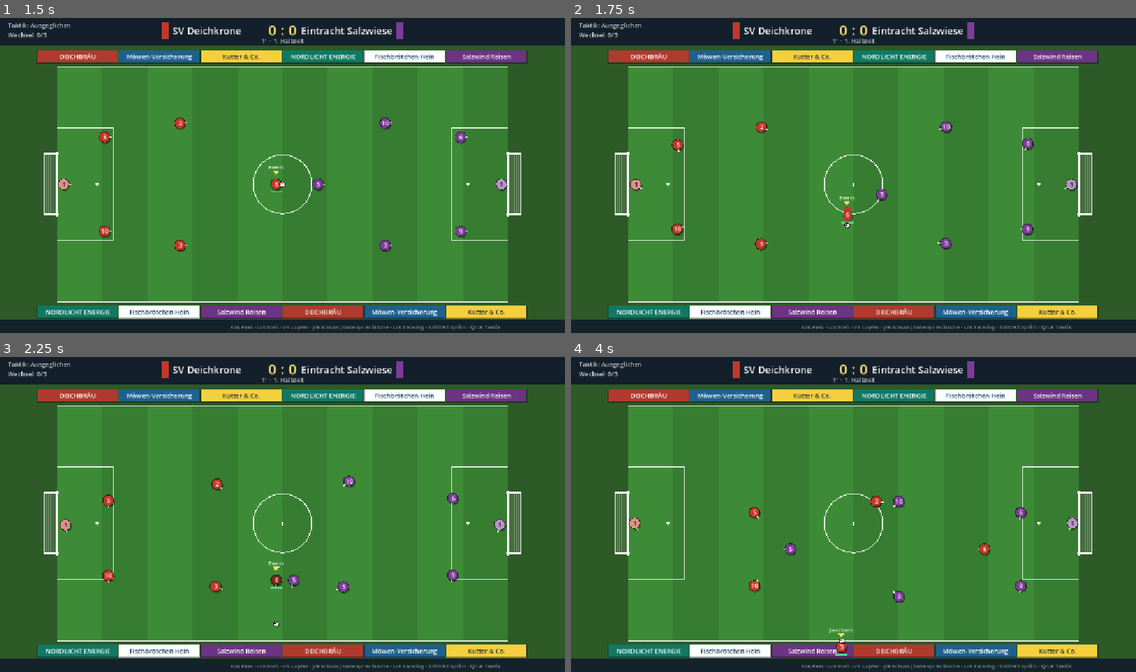
Above: before the commit, frames 1-4 (two rows, left to right).
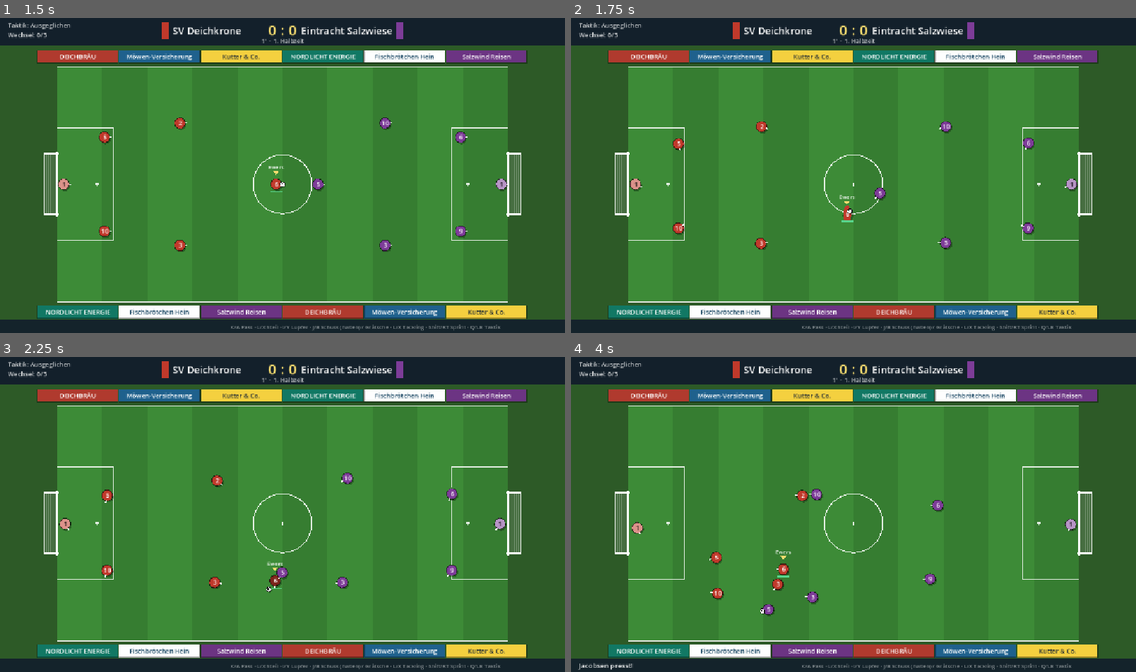
Above: after the commit, the same moments.

Repository: mashine-84/one-more-season
Game: Godot game, scene res://scenes/match.tscn
Same seed, same stepped clock (60 frames per second), same inputs: the game is played once before the commit and once after it.
Inputs (mouse positions are in pixels of both pictures, inside the frame that each line leads up to):
- Up to frame 1 (1.5 s): tap Enter at 0.5 s; move the mouse to (406, 159) at 0.52 s; hold D (om_rechts) 0.53-1.28 s; tap I (om_lupfer) at 0.6 s; click (406, 159) at 0.67 s; tap Space at 0.77 s; tap K (om_pass) at 0.8, 1.35 s; move the mouse to (169, 191) at 1.27 s; hold Down (ui_down) from 1.28 s (still down)
- Up to frame 2 (1.75 s): keep holding Down (ui_down); tap Space at 1.52 s; tap J (om_schuss) at 1.55 s
- Up to frame 3 (2.25 s): move the mouse to (339, 445) at 2.02 s; release Down (ui_down) at 2.03 s; hold D (om_rechts) from 2.03 s (still down); hold J (om_schuss) from 2.03 s (still down)
- Up to frame 4 (4 s): tap Shift (om_sprint) at 2.3, 2.85 s; move the mouse to (825, 577) at 2.77 s; release D (om_rechts) at 2.78 s; release J (om_schuss) at 2.78 s; hold Up (ui_up) 2.78-3.53 s; click (825, 577) at 2.92 s; tap Space at 3.02, 3.77 s; tap L (om_steil) at 3.05, 3.6 s; move the mouse to (1023, 561) at 3.52 s; hold A (om_links) from 3.53 s (still down); tap I (om_lupfer) at 3.8 s

Frame 1 is identical in both runs. In frame 2, 0.4% of the frame differs, in the area x 10-90%, y 32-75%; in frame 3, 1.0%; in frame 4, 1.7%, in the area x 1-90%, y 41-100%.

Commit message:
Standards, Schutzzonen und steuerbarer Torwart
- Halbzeit auf 2 Minuten halbiert
- Standards: Ausführender bleibt stehen, zielt nur und muss passen,
  flanken oder schießen; Ball liegt fest auf dem Punkt
- Schutzzonen: Abstoß = Gegner außerhalb des Strafraums, Elfmeter = alle
  außer Schütze/Torwart draußen, sonst Kreis (60 px) um den Ball;
  Anstoß zusätzlich eigene Hälfte
- Kein Angriff auf den Ball vor der Ausführung oder wenn der Torwart den
  Ball in der Hand hält
- KI führt Standards aus (Pass, Flanke bei Ecken, Schuss bei nahen Freistößen)
- Eigener Torwart steuerbar mit Ball: Pass, Lupfer, Abschlag, 6-Sekunden-Regel
- HUD zeigt Tasten und Zielrichtung beim Standard
- Tests: Schutzzonen in der Simulation, Standards und Torwart mit
  simulierten Tasten

Co-Authored-By: Claude Opus 5.5 <noreply@anthropic.com>
Claude-Session: https://claude.ai/code/session_01VP8KAhquZzyHG7HutZ1oHs

Diff:
--- a/one-more-season/scripts/match/match_controller.gd
+++ b/one-more-season/scripts/match/match_controller.gd
@@ -9,6 +9,11 @@
 enum Taktik { DEFENSIV, AUSGEGLICHEN, OFFENSIV }
 
 const TAKTIK_NAMEN := ["Defensiv", "Ausgeglichen", "Offensiv"]
+const STANDARD_NAMEN := ["Anstoß", "Einwurf", "Ecke", "Abstoß", "Freistoß", "Elfmeter"]
+## Abstand, den Gegner bei Freistoß, Einwurf, Ecke und Anstoß halten müssen.
+const SCHUTZ_RADIUS := 60.0
+## Wie lange der menschliche Torwart den Ball in der Hand halten darf.
+const TW_HALTEZEIT_MENSCH := 6.0
 const MAX_WECHSEL := 3
 ## Formation 2-2-1. x: 0 = eigenes Tor, 1 = gegnerisches Tor. y: 0 = oben, 1 = unten.
 const FORMATION_221: Array[Vector2] = [
@@ -17,7 +22,7 @@
 	Vector2(0.68, 0.5),
 ]
 
-@export var halbzeit_sekunden := 240.0
+@export var halbzeit_sekunden := 120.0
 @export var autoplay := false        ## Auch das eigene Team spielt per KI (Tests, Demo)
 @export var seed_wert := -1
 
@@ -47,6 +52,8 @@
 var standard_team := 0
 var standard_pos := Vector2.ZERO
 var standard_ausfuehrer: Footballer
+var standard_laeuft := false          # Ball liegt, Ausführender muss passen/flanken/schießen
+var standard_ki_timer := 0.0
 
 var kontrolliert: Footballer
 var schuss_laedt := false
@@ -149,6 +156,15 @@
 	return ball.besitzer.team_idx if ball.besitzer else -1
 
 
+## Darf der Ball gerade nicht angegriffen werden?
+## (Standard vor der Ausführung oder Torwart hält den Ball im Strafraum)
+func ball_geschuetzt() -> bool:
+	if standard_laeuft:
+		return true
+	var b := ball.besitzer
+	return b != null and b.ist_torwart and Pitch.im_strafraum(b.position, -richtung[b.team_idx])
+
+
 func ist_mensch(t: int) -> bool:
 	return t == 0 and not autoplay
 
@@ -237,7 +253,10 @@
 				if not autoplay:
 					_mensch(delta)
 				_ki(delta)
+				_standard_regeln(delta)
 				_bewege(delta)
+				_schutzzonen()
+				_torwart_in_der_hand()
 				_ball_regeln()
 		Zustand.UNTERBRECHUNG:
 			pause_timer -= delta
@@ -263,6 +282,8 @@
 			f.step(delta)
 	_kollisionen()
 	ball.step(delta)
+	if standard_laeuft:
+		ball.position = standard_pos   # Ball liegt fest, der Spieler zielt nur
 
 
 ## Spieler können nicht durcheinander hindurchlaufen.
@@ -283,20 +304,34 @@
 			var d := v.length()
 			if d < min_abstand and d > 0.01:
 				var schub := v / d * (min_abstand - d) * 0.5
-				a.position -= schub
-				b.position += schub
+				if standard_laeuft and a == standard_ausfuehrer:
+					b.position += schub * 2.0
+				elif standard_laeuft and b == standard_ausfuehrer:
+					a.position -= schub * 2.0
+				else:
+					a.position -= schub
+					b.position += schub
 
 
 # ---------------------------------------------------------------- Mensch
 
 func _mensch(delta: float) -> void:
-	if kontrolliert == null or not kontrolliert.ist_aktiv() or kontrolliert.ist_torwart:
+	# Den Torwart steuert man nur, solange er den Ball hat
+	if kontrolliert == null or not kontrolliert.ist_aktiv() \
+			or (kontrolliert.ist_torwart and ball.besitzer != kontrolliert):
 		_wechsle_spieler()
 	if kontrolliert == null:
 		return
 	var dir := Input.get_vector("om_links", "om_rechts", "om_hoch", "om_runter")
-	kontrolliert.wunsch_richtung = dir
-	kontrolliert.wunsch_sprint = Input.is_action_pressed("om_sprint")
+	var am_standard := standard_laeuft and ball.besitzer == kontrolliert
+	if am_standard:
+		# Beim Standard nur zielen, nicht laufen
+		kontrolliert.wunsch_richtung = Vector2.ZERO
+		if dir.length() > 0.2:
+			kontrolliert.blick = dir.normalized()
+	else:
+		kontrolliert.wunsch_richtung = dir
+	kontrolliert.wunsch_sprint = Input.is_action_pressed("om_sprint") and not am_standard
 	kontrolliert.wunsch_tempo = 1.0
 
 	if Input.is_action_just_pressed("om_taktik"):
@@ -304,17 +339,36 @@
 		_meldung("Taktik: %s" % TAKTIK_NAMEN[taktik[0]])
 
 	if ball.besitzer == kontrolliert:
-		if Input.is_action_just_pressed("om_pass"):
+		var art: int = standard_typ if am_standard else -1
+		var tw := kontrolliert.ist_torwart
+		if tw:
+			kontrolliert.halte_zeit -= delta
+			if kontrolliert.halte_zeit <= 0.0:
+				_meldung("6 Sekunden um – Abschlag")
+				_abschlag(kontrolliert, dir, 0.7)
+				return
+		var nur_schuss := art == Standard.ELFMETER
+		if Input.is_action_just_pressed("om_pass") and not nur_schuss:
 			_mensch_pass(dir, false, false)
-		elif Input.is_action_just_pressed("om_steil"):
+		elif Input.is_action_just_pressed("om_steil") and not nur_schuss:
 			_mensch_pass(dir, true, false)
-		elif Input.is_action_just_pressed("om_lupfer"):
-			_mensch_pass(dir, true, true)
+		elif Input.is_action_just_pressed("om_lupfer") and not nur_schuss:
+			if art == Standard.ECKE:
+				_flanke(kontrolliert, dir)
+			else:
+				_mensch_pass(dir, true, true)
 		elif Input.is_action_pressed("om_schuss"):
 			schuss_laedt = true
 			schuss_kraft = minf(1.0, schuss_kraft + delta / 0.8)
 		elif schuss_laedt:
-			_schiessen(kontrolliert, dir, schuss_kraft)
+			if tw:
+				_abschlag(kontrolliert, dir, schuss_kraft)
+			elif art == Standard.EINWURF:
+				_mensch_pass(dir, false, true)
+			elif art == Standard.ECKE:
+				_flanke(kontrolliert, dir)
+			else:
+				_schiessen(kontrolliert, dir, schuss_kraft)
 			schuss_laedt = false
 			schuss_kraft = 0.0
 	else:
@@ -387,8 +441,12 @@
 # ---------------------------------------------------------------- Ballaktionen
 
 func _kick(von: Footballer, v: Vector2, vz := 0.0, schuss := false) -> void:
+	if standard_laeuft:
+		standard_laeuft = false
+		_zaehle("standard_ausgefuehrt")
+	var start := ball.position if ball.besitzer == von else von.position + v.normalized() * 12.0
 	ball.besitzer = null
-	ball.position = von.position + v.normalized() * 12.0
+	ball.position = start
 	ball.vel = v
 	ball.vz = vz
 	ball.z = 1.0 if vz > 0.0 else 0.0
@@ -415,6 +473,36 @@
 	else:
 		_kick(von, r * clampf(dist * 0.87 + 170.0, 230.0, 720.0))
 	ball.ziel_spieler = an
+
+
+## Hohe Hereingabe in den Strafraum (Ecke, Flanke). Mit Richtung: zum Mitspieler in dieser Richtung.
+func _flanke(von: Footballer, dir := Vector2.ZERO) -> void:
+	var t := von.team_idx
+	var seite := richtung[t]
+	var ziel_pos := Pitch.elfmeterpunkt(seite)
+	var abnehmer: Footballer = null
+	if dir.length() > 0.2:
+		abnehmer = _mitspieler_in_richtung(von, dir)
+	if abnehmer == null:
+		abnehmer = _naechster(t, ziel_pos, true, von)
+	if abnehmer and abnehmer.position.distance_to(Pitch.tor_mitte(seite)) < 220.0:
+		ziel_pos = abnehmer.position
+	ziel_pos += Vector2(rng.randf_range(-15.0, 15.0), rng.randf_range(-20.0, 20.0))
+	var diff := ziel_pos - von.position
+	var dist := diff.length()
+	var streuung := deg_to_rad(MatchRules.pass_streuung(von.daten.wert("passen")))
+	var r := diff.normalized().rotated(rng.randf_range(-streuung, streuung) * 0.5)
+	var vz := 250.0 + dist * 0.18
+	var flugzeit := 2.0 * vz / MatchBall.SCHWERKRAFT
+	_kick(von, r * (dist / flugzeit) * 0.95, vz)
+	ball.ziel_spieler = abnehmer
+
+
+## Weiter Abschlag des Torwarts. Kraft 0–1 bestimmt die Weite.
+func _abschlag(tw: Footballer, dir: Vector2, kraft: float) -> void:
+	if dir.length() < 0.2:
+		dir = Vector2(richtung[tw.team_idx], 0)
+	_kick(tw, dir.normalized() * (380.0 + 300.0 * kraft), 200.0 + 160.0 * kraft)
 
 
 func _schiessen(s: Footballer, dir: Vector2, kraft: float) -> void:
@@ -454,13 +542,13 @@
 	ball.z = 0.0
 	ball.vz = 0.0
 	if f.ist_torwart:
-		f.halte_zeit = 0.9
-	elif ist_mensch(f.team_idx):
+		f.halte_zeit = TW_HALTEZEIT_MENSCH if ist_mensch(f.team_idx) else 0.9
+	if ist_mensch(f.team_idx):
 		_setze_kontrolle(f)
 
 
 func _stehendes_tackling(f: Footballer) -> void:
-	if not f.kann_handeln() or f.tackling_cooldown > 0.0:
+	if not f.kann_handeln() or f.tackling_cooldown > 0.0 or ball_geschuetzt():
 		return
 	f.tackling_cooldown = 0.7
 	var gegner := ball.besitzer
@@ -492,7 +580,8 @@
 		for f in aktive(t):
 			if f.graetsche_zeit <= 0.0:
 				continue
-			if not f.graetsche_ball_beruehrt and ball.z < 10.0 and f.position.distance_to(ball.position) < 17.0:
+			if not f.graetsche_ball_beruehrt and not ball_geschuetzt() and ball.z < 10.0 \
+					and f.position.distance_to(ball.position) < 17.0:
 				f.graetsche_ball_beruehrt = true
 				if ball.besitzer == null or ball.besitzer.team_idx != f.team_idx:
 					if ball.besitzer:
@@ -687,6 +776,8 @@
 
 ## Läuft der Ballführer einem Gegner in die Beine, kann der den Ball erobern.
 func _ball_kontakt() -> void:
+	if ball_geschuetzt():
+		return
 	var owner := ball.besitzer
 	for g in aktive(1 - owner.team_idx, false):
 		if not g.kann_handeln() or g.tackling_cooldown > 0.0 or (ist_mensch(g.team_idx) and g == kontrolliert):
@@ -705,11 +796,11 @@
 			return
 
 
-## streckung: 0 = Ball genau auf den Torwart, 1 = am Rand der Hechtreichweite.
 func _zaehle(key: String) -> void:
 	statistik[key] = int(statistik.get(key, 0)) + 1
 
 
+## streckung: 0 = Ball genau auf den Torwart, 1 = am Rand der Hechtreichweite.
 func _parade(tw: Footballer, streckung: float) -> void:
 	var tempo := ball.vel.length()
 	var chance := MatchRules.parade_chance(tw.daten.wert("reflexe"), tw.daten.wert("eins_gegen_eins"),
@@ -785,6 +876,7 @@
 
 func _unterbrechung(typ: Standard, t: int, pos: Vector2, dauer := 1.2) -> void:
 	zustand = Zustand.UNTERBRECHUNG
+	standard_laeuft = false
 	pause_timer = dauer
 	standard_typ = typ
 	standard_team = t
@@ -856,7 +948,7 @@
 	for tt in 2:
 		for f in aktive(tt):
 			f.position = f.position.clamp(Pitch.FELD.position - Vector2(14, 14), Pitch.FELD.end + Vector2(14, 14))
-	if ist_mensch(t) and ausfuehrer and not ausfuehrer.ist_torwart:
+	if ist_mensch(t) and ausfuehrer:
 		_setze_kontrolle(ausfuehrer)
 
 
@@ -866,8 +958,114 @@
 		return
 	ball.position = standard_pos
 	_ballannahme(standard_ausfuehrer)
-	if standard_typ == Standard.ELFMETER and not ist_mensch(standard_team):
-		_schiessen(standard_ausfuehrer, Vector2(richtung[standard_team], rng.randf_range(-0.9, 0.9)), rng.randf_range(0.6, 0.95))
+	standard_laeuft = true
+	standard_ki_timer = rng.randf_range(0.5, 1.1)
+	_zaehle("standard_%s" % STANDARD_NAMEN[standard_typ])
+
+
+## Während eines Standards: Ausführender bleibt stehen, die KI entscheidet nach kurzer Zeit.
+func _standard_regeln(delta: float) -> void:
+	if not standard_laeuft:
+		return
+	var a := standard_ausfuehrer
+	if a == null or not a.ist_aktiv() or ball.besitzer != a:
+		standard_laeuft = false
+		return
+	a.wunsch_richtung = Vector2.ZERO
+	a.wunsch_sprint = false
+	if ist_mensch(a.team_idx):
+		return
+	standard_ki_timer -= delta
+	if standard_ki_timer <= 0.0:
+		_ki_standard(a)
+
+
+func _ki_standard(a: Footballer) -> void:
+	var t := a.team_idx
+	var tor := Pitch.tor_mitte(richtung[t])
+	match standard_typ:
+		Standard.ELFMETER:
+			_schiessen(a, Vector2(richtung[t], rng.randf_range(-0.9, 0.9)), rng.randf_range(0.6, 0.95))
+		Standard.ECKE:
+			if rng.randf() < 0.75:
+				_flanke(a)
+			else:
+				_ki_standard_pass(a)
+		Standard.FREISTOSS:
+			var frei := not _schussbahn_zu(a, tor)
+			if a.position.distance_to(tor) < 250.0 and frei and rng.randf() < 0.6:
+				_schiessen(a, Vector2(richtung[t], rng.randf_range(-0.8, 0.8)), rng.randf_range(0.65, 1.0))
+			elif _fortschritt(t, a.position) > 0.72 and rng.randf() < 0.5:
+				_flanke(a)
+			else:
+				_ki_standard_pass(a)
+		_:
+			_ki_standard_pass(a)
+
+
+func _ki_standard_pass(a: Footballer) -> void:
+	var ziel := _bester_passempfaenger(a, true)
+	if ziel == null:
+		ziel = _naechster(a.team_idx, a.position, true, a)
+	if ziel:
+		_passen(a, ziel, false, a.position.distance_to(ziel.position) > 240.0)
+	elif a.ist_torwart:
+		_abschlag(a, Vector2.ZERO, 0.8)
+	else:
+		_kick(a, Vector2(richtung[a.team_idx], 0) * 380.0, 150.0)
+
+
+## Gegner dürfen vor der Ausführung nicht in die Schutzzone.
+func _schutzzonen() -> void:
+	if not standard_laeuft:
+		return
+	var t := standard_team
+	var gegner := 1 - t
+	match standard_typ:
+		Standard.ABSTOSS:
+			# Gegner bleiben außerhalb des Strafraums
+			var seite := -richtung[t]
+			var linie := Pitch.tor_mitte(seite).x - seite * (Pitch.STRAFRAUM_TIEFE + Footballer.RADIUS + 2.0)
+			for g in aktive(gegner):
+				if Pitch.im_strafraum(g.position, seite) or absf(g.position.x - Pitch.tor_mitte(seite).x) < Pitch.STRAFRAUM_TIEFE + Footballer.RADIUS:
+					if absf(g.position.y - Pitch.mitte().y) < Pitch.STRAFRAUM_HALBE + Footballer.RADIUS:
+						g.position.x = linie
+		Standard.ELFMETER:
+			# Alle außer Schütze und Torwart bleiben außerhalb des Strafraums
+			var seite := richtung[t]
+			var tor := Pitch.tor_mitte(seite)
+			var linie := tor.x - seite * (Pitch.STRAFRAUM_TIEFE + Footballer.RADIUS + 2.0)
+			for tt in 2:
+				for f in aktive(tt):
+					if f == standard_ausfuehrer:
+						continue
+					if f.ist_torwart and tt == gegner:
+						f.position.x = tor.x - seite * 10.0   # auf der Linie bleiben
+						continue
+					if Pitch.im_strafraum(f.position, seite) or f.position.distance_to(ball.position) < SCHUTZ_RADIUS:
+						f.position.x = linie
+		_:
+			for g in aktive(gegner):
+				var v := g.position - ball.position
+				if v.length() < SCHUTZ_RADIUS:
+					var n := v.normalized() if v.length() > 0.1 else Vector2(-richtung[t], 0)
+					g.position = ball.position + n * SCHUTZ_RADIUS
+				if standard_typ == Standard.ANSTOSS and _fortschritt(gegner, g.position) > 0.5:
+					g.position.x = Pitch.mitte().x - richtung[gegner] * (Footballer.RADIUS + 1.0)
+
+
+## Torwart mit Ball in der Hand bleibt im eigenen Strafraum.
+func _torwart_in_der_hand() -> void:
+	var tw := ball.besitzer
+	if tw == null or not tw.ist_torwart:
+		return
+	var seite := -richtung[tw.team_idx]
+	var tor := Pitch.tor_mitte(seite)
+	var innen_x := tor.x - seite * (Pitch.STRAFRAUM_TIEFE - 4.0)
+	var x_min := minf(tor.x, innen_x)
+	var x_max := maxf(tor.x, innen_x)
+	tw.position.x = clampf(tw.position.x, x_min + 2.0, x_max - 2.0)
+	tw.position.y = clampf(tw.position.y, tor.y - Pitch.STRAFRAUM_HALBE + 4.0, tor.y + Pitch.STRAFRAUM_HALBE - 4.0)
 
 
 # ---------------------------------------------------------------- Halbzeit & Ende
@@ -933,7 +1131,10 @@
 			if f.ist_torwart:
 				_ki_torwart(f, delta)
 			elif ball.besitzer == f:
-				_ki_ballfuehrer(f, delta)
+				if standard_laeuft:
+					f.wunsch_richtung = Vector2.ZERO
+				else:
+					_ki_ballfuehrer(f, delta)
 			elif besitz == t:
 				_ki_freilaufen(f)
 			elif besitz == -1:
@@ -998,6 +1199,10 @@
 func _ki_pressen(f: Footballer, delta: float) -> void:
 	var gegner := ball.besitzer
 	if gegner == null:
+		return
+	if ball_geschuetzt():
+		# Nicht angreifen: auf Abstand gehen und decken
+		_ki_decken(f)
 		return
 	var d := f.position.distance_to(gegner.position)
 	_gehe_zu(f, gegner.position + gegner.vel * 0.2)
@@ -1093,7 +1298,7 @@
 	if ball.besitzer == f:
 		f.wunsch_richtung = Vector2.ZERO
 		f.halte_zeit -= delta
-		if f.halte_zeit <= 0.0:
+		if f.halte_zeit <= 0.0 and not standard_laeuft:
 			var ziel := _bester_passempfaenger(f, true)
 			if ziel == null:
 				ziel = _naechster(t, f.position, true, f)
@@ -1115,8 +1320,8 @@
 		# Schuss oder rollender Ball Richtung Tor: in die Bahn stellen
 		ziel = Vector2(linie_x, clampf(y_ankunft, tor.y - Pitch.TOR_HALBE - 6.0, tor.y + Pitch.TOR_HALBE + 6.0))
 		f.wunsch_sprint = true
-	elif ball.besitzer and ball.besitzer.team_idx != t and b.distance_to(tor) < 115.0 \
-			and f.position.distance_to(b) < 75.0:
+	elif ball.besitzer and ball.besitzer.team_idx != t and not ball_geschuetzt() \
+			and b.distance_to(tor) < 115.0 and f.position.distance_to(b) < 75.0:
 		# Herauslaufen und dem Ballführer den Ball abnehmen
 		ziel = b
 		f.wunsch_sprint = true
--- a/one-more-season/scripts/match/match_hud.gd
+++ b/one-more-season/scripts/match/match_hud.gd
@@ -38,6 +38,8 @@
 		_text(font, m.meldungen[0], Vector2(16, 640), 14, Color.WHITE)
 	_text(font, "K/A Pass · L/X Steil · I/Y Lupfer · J/B Schuss (halten) / Grätsche · L/X Tackling · Shift/RT Sprint · Q/LB Taktik",
 		Vector2(470, 640), 11, Color(1, 1, 1, 0.5))
+
+	_standard_hinweis(font, m)
 
 	if m.gross_meldung_zeit > 0.0 and m.zustand != MatchController.Zustand.HALBZEIT:
 		var a := clampf(m.gross_meldung_zeit * 2.0, 0.0, 1.0)
@@ -116,3 +118,35 @@
 func _zentriert(font: Font, s: String, pos: Vector2, groesse: int, farbe: Color) -> void:
 	var b := font.get_string_size(s, HORIZONTAL_ALIGNMENT_LEFT, -1, groesse).x
 	draw_string(font, Vector2(pos.x - b / 2.0, pos.y), s, HORIZONTAL_ALIGNMENT_LEFT, -1, groesse, farbe)
+
+
+const STANDARD_HILFE := {
+	MatchController.Standard.ANSTOSS: "Anstoß: K/A Pass · L/X Steil · I/Y Lupfer",
+	MatchController.Standard.EINWURF: "Einwurf: K/A kurz · I/Y oder J/B weit",
+	MatchController.Standard.ECKE: "Ecke: K/A kurz · I/Y oder J/B Flanke",
+	MatchController.Standard.ABSTOSS: "Abstoß: K/A Pass · I/Y Lupfer · J/B Abschlag (halten)",
+	MatchController.Standard.FREISTOSS: "Freistoß: K/A Pass · L/X Steil · I/Y Lupfer · J/B Schuss (halten)",
+	MatchController.Standard.ELFMETER: "Elfmeter: Richtung wählen · J/B halten und loslassen",
+}
+
+
+func _standard_hinweis(font: Font, m: MatchController) -> void:
+	if m.zustand != MatchController.Zustand.LAEUFT or m.ball.besitzer == null:
+		return
+	var b := m.ball.besitzer
+	if not m.ist_mensch(b.team_idx):
+		return
+	var text := ""
+	if m.standard_laeuft and b == m.standard_ausfuehrer:
+		text = STANDARD_HILFE[m.standard_typ]
+		# Zielrichtung anzeigen
+		for i in 5:
+			var a := b.position + b.blick * (22.0 + i * 14.0)
+			draw_line(a, a + b.blick * 7.0, Color(1, 1, 1, 0.8 - i * 0.12), 2.0)
+	elif b.ist_torwart:
+		text = "Torwart: K/A Pass · I/Y Lupfer · J/B Abschlag (halten) · noch %d s" % ceili(maxf(0.0, b.halte_zeit))
+	if text == "":
+		return
+	var breite := font.get_string_size(text, HORIZONTAL_ALIGNMENT_LEFT, -1, 14).x + 24.0
+	draw_rect(Rect2(576 - breite / 2.0, 110, breite, 26), Color(0, 0, 0, 0.6))
+	_zentriert(font, text, Vector2(576, 128), 14, Color("#f7dc6f"))
--- a/one-more-season/tests/run_tests.gd
+++ b/one-more-season/tests/run_tests.gd
@@ -20,6 +20,8 @@
 	_test_logik()
 	print("== Simulation: %d Spiele KI gegen KI ==" % spiele)
 	await _simulation(spiele)
+	print("== Standards und Torwart ==")
+	await _standard_tests()
 	print("== Mensch-Steuerung mit zufälligen Eingaben ==")
 	await _mensch_test()
 	print("== %s (%d Fehler) ==" % ["OK" if fehler == 0 else "FEHLGESCHLAGEN", fehler])
@@ -85,6 +87,8 @@
 
 func _simulation(anzahl: int) -> void:
 	var summe := {"tore": 0, "schuesse": 0, "fouls": 0, "gelb": 0, "rot": 0, "verletzung": 0, "elfmeter": 0}
+	var verstoesse := {"zone": 0, "bewegt": 0, "ballverlust": 0}
+	var standards := 0
 	for i in anzahl:
 		var m := MatchController.new()
 		m.autoplay = true
@@ -95,8 +99,20 @@
 		var schritte := 0
 		var elf := 0
 		var letzter_typ := -1
+		var war_standard := false
+		var start_pos := Vector2.ZERO
 		while m.zustand != MatchController.Zustand.ENDE and schritte < 60 * 60 * 12:
 			m.step(1.0 / 60.0)
+			if m.standard_laeuft and not war_standard:
+				start_pos = m.standard_ausfuehrer.position
+				standards += 1
+			if m.standard_laeuft:
+				_pruefe_standard(m, start_pos, verstoesse)
+			elif war_standard and m.zustand == MatchController.Zustand.LAEUFT and m.ball.besitzer != null \
+					and m.ball.letzter_kontakt == m.standard_ausfuehrer:
+				# Standard endete, ohne dass der Ball gespielt wurde
+				verstoesse["ballverlust"] += 1
+			war_standard = m.standard_laeuft
 			if m.zustand == MatchController.Zustand.UNTERBRECHUNG and m.standard_typ != letzter_typ and m.standard_typ == MatchController.Standard.ELFMETER:
 				elf += 1
 			letzter_typ = m.standard_typ if m.zustand == MatchController.Zustand.UNTERBRECHUNG else -1
@@ -126,10 +142,105 @@
 	print("  Schnitt pro Spiel: Tore %.1f · Schüsse %.1f · Fouls %.1f · Gelb %.1f · Rot %.2f · Verletzungen %.2f · Elfmeter %.2f" % [
 		summe["tore"] / n, summe["schuesse"] / n, summe["fouls"] / n, summe["gelb"] / n,
 		summe["rot"] / n, summe["verletzung"] / n, summe["elfmeter"] / n])
-	# Grober Rahmen für KI gegen KI (2 × 4 Minuten). Feintuning passiert im Playtest.
-	pruefe(summe["tore"] / n >= 2.0 and summe["tore"] / n <= 14.0, "Torschnitt plausibel (2–14)")
+	print("  Standards: %d · Verstöße %s" % [standards, verstoesse])
+	pruefe(standards > anzahl * 5, "Standards werden ausgeführt")
+	pruefe(verstoesse["zone"] == 0, "Gegner bleiben bei Standards außerhalb der Schutzzone")
+	pruefe(verstoesse["bewegt"] == 0, "Ausführender läuft beim Standard nicht los")
+	pruefe(verstoesse["ballverlust"] == 0, "Standard endet immer mit Pass, Flanke oder Schuss")
+	# Grober Rahmen für KI gegen KI (2 × 2 Minuten). Feintuning passiert im Playtest.
+	pruefe(summe["tore"] / n >= 1.0 and summe["tore"] / n <= 8.0, "Torschnitt plausibel (1–8)")
 	pruefe(summe["rot"] / n <= 1.0, "Höchstens 1 Platzverweis pro Spiel im Schnitt")
 	pruefe(summe["schuesse"] > 0, "Es wird geschossen")
+
+
+func _pruefe_standard(m: MatchController, start_pos: Vector2, v: Dictionary) -> void:
+	var a := m.standard_ausfuehrer
+	if a.position.distance_to(start_pos) > 3.0:
+		v["bewegt"] += 1
+	var t := m.standard_team
+	for g in m.aktive(1 - t):
+		match m.standard_typ:
+			MatchController.Standard.ABSTOSS:
+				if Pitch.im_strafraum(g.position, -m.richtung[t]):
+					v["zone"] += 1
+			MatchController.Standard.ELFMETER:
+				if not g.ist_torwart and Pitch.im_strafraum(g.position, m.richtung[t]):
+					v["zone"] += 1
+			_:
+				if g.position.distance_to(m.ball.position) < MatchController.SCHUTZ_RADIUS - 1.0:
+					v["zone"] += 1
+
+
+## Erzwingt einen Standard für das eigene Team und wartet, bis er freigegeben ist.
+func _standard_erzwingen(m: MatchController, typ: MatchController.Standard, pos: Vector2) -> void:
+	m._unterbrechung(typ, 0, pos, 0.2)
+	while m.zustand != MatchController.Zustand.LAEUFT:
+		m.step(1.0 / 60.0)
+
+
+func _taste(m: MatchController, aktion: String, frames: int) -> void:
+	Input.action_press(aktion)
+	for i in frames:
+		await process_frame
+		m.step(1.0 / 60.0)
+	Input.action_release(aktion)
+	await process_frame
+	m.step(1.0 / 60.0)
+
+
+func _standard_tests() -> void:
+	var m := MatchController.new()
+	m.seed_wert = 21
+	root.add_child(m)
+	if m.ball == null:
+		await process_frame
+
+	# Freistoß: Ausführender wird gesteuert, läuft nicht los, Gegner halten Abstand
+	_standard_erzwingen(m, MatchController.Standard.FREISTOSS, Pitch.mitte() + Vector2(-80, 40))
+	var a := m.standard_ausfuehrer
+	pruefe(m.kontrolliert == a and m.ball.besitzer == a and m.standard_laeuft, "Freistoß: eigener Ausführender hat den Ball")
+	var start := a.position
+	await _taste(m, "om_rechts", 40)
+	pruefe(a.position.distance_to(start) < 3.0, "Freistoß: Spieler läuft nicht los, sondern zielt nur")
+	pruefe(m.standard_laeuft and m.ball.besitzer == a, "Freistoß: Gegner nimmt den Ball nicht weg")
+	var nah := false
+	for g in m.aktive(1):
+		if g.position.distance_to(m.ball.position) < MatchController.SCHUTZ_RADIUS - 1.0:
+			nah = true
+	pruefe(not nah, "Freistoß: alle Gegner außerhalb der Kreiszone")
+	await _taste(m, "om_pass", 1)
+	pruefe(not m.standard_laeuft and m.ball.besitzer != a, "Freistoß: Pass spielt den Ball")
+
+	# Abstoß: eigener Torwart wird gesteuert und kann passen
+	_standard_erzwingen(m, MatchController.Standard.ABSTOSS, Pitch.tor_mitte(-m.richtung[0]))
+	var tw := m.torwart(0)
+	pruefe(m.standard_ausfuehrer == tw and m.kontrolliert == tw, "Abstoß: eigener Torwart wird gesteuert")
+	var im_raum := false
+	for g in m.aktive(1):
+		if Pitch.im_strafraum(g.position, -m.richtung[0]):
+			im_raum = true
+	pruefe(not im_raum, "Abstoß: kein Gegner im Strafraum")
+	await _taste(m, "om_pass", 1)
+	pruefe(m.ball.besitzer != tw and m.ball.letzter_kontakt == tw, "Abstoß: Torwart passt")
+
+	# Torwart mit Ball in der Hand: Abschlag per Schuss-Taste
+	m._ballannahme(tw)
+	pruefe(m.kontrolliert == tw, "Gefangener Ball: Torwart wird gesteuert")
+	await _taste(m, "om_schuss", 30)
+	pruefe(m.ball.besitzer != tw and m.ball.letzter_kontakt == tw and m.ball.vel.length() > 300.0, "Torwart: Abschlag mit der Schuss-Taste")
+
+	# Einwurf: Schuss-Taste wirft weit statt zu schießen
+	var schuesse_vor := m.ergebnis.schuesse[0]
+	_standard_erzwingen(m, MatchController.Standard.EINWURF, Vector2(Pitch.mitte().x, Pitch.FELD.position.y))
+	await _taste(m, "om_schuss", 10)
+	pruefe(not m.standard_laeuft and m.ergebnis.schuesse[0] == schuesse_vor, "Einwurf: kein Torschuss möglich")
+
+	# Ecke: Flanke landet im Strafraum-Bereich
+	var seite := m.richtung[0]
+	_standard_erzwingen(m, MatchController.Standard.ECKE, Vector2(Pitch.FELD.end.x if seite > 0 else Pitch.FELD.position.x, Pitch.FELD.position.y))
+	await _taste(m, "om_lupfer", 1)
+	pruefe(not m.standard_laeuft and m.ball.z > 0.0, "Ecke: Flanke ist ein hoher Ball")
+	m.queue_free()
 
 
 ## Spielt mit zufälligen Tasten, um alle Wege der direkten Steuerung zu durchlaufen.
Not shown, changed: README.md
